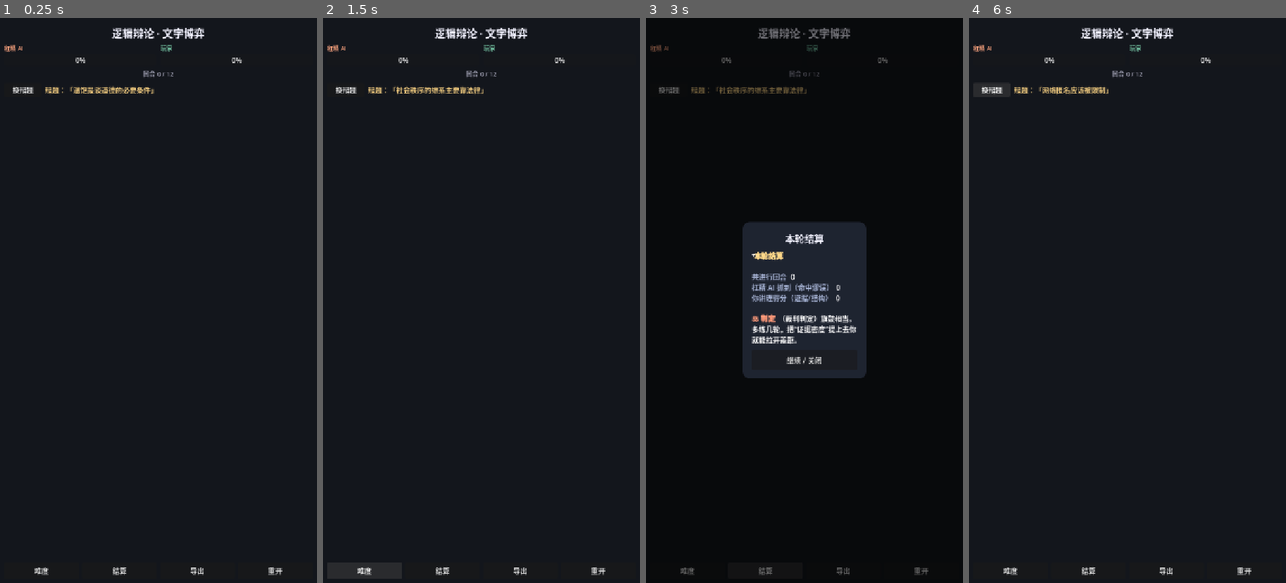
Above: before the commit, frames 1-4 (left to right).
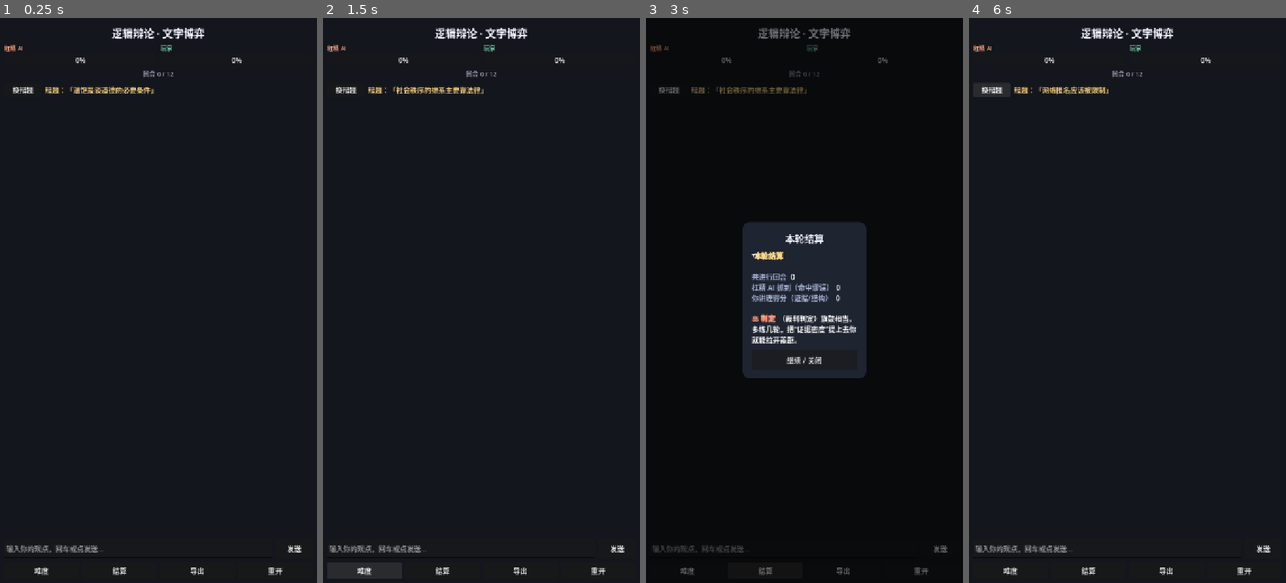
Above: after the commit, the same moments.

Repository: BJX-lin/-md-
Game: Godot game, scene res://scenes/Main.tscn
The game is run twice, just before and just after one commit, with the same random seed, the same clock (stepped at 60 frames per second) and the same inputs.
Inputs (mouse positions are in pixels of both pictures, inside the frame that each line leads up to):
- Up to frame 1 (0.25 s): no input
- Up to frame 2 (1.5 s): click "换辩题" at 0.5 s; click "难度" at 1.25 s
- Up to frame 3 (3 s): click (940, 549) at 2 s, where only the run after the commit has a clickable "发送"; click "结算" at 2.75 s
- Up to frame 4 (6 s): click "导出" at 3.5 s; click "重开" at 4.25 s; click "继续 / 关闭" at 5 s; click "换辩题" at 5.75 s

The runs differ from the first frame. In frame 1, 0.3% of the frame differs, in the area x 1-96%, y 93-95%; in frame 2, 0.3%; in frame 3, 0.2%; in frame 4, 0.3%.
Error before the commit: Invalid assignment of property or key 'minimum_size' with value of type 'Vector2' on a base object of type 'LineEdit'. (res://scripts/Main.gd:145)
Error after the commit: Invalid call. Nonexistent function 'set_corner_radius_top_left' in base 'StyleBoxFlat'. (res://scripts/Main.gd:261)

Commit message:
修复 Godot4 报错：LineEdit minimum_size → custom_minimum_size，重新打包
Co-authored-by: arena-agent <297053741+arena-agent@users.noreply.github.com>

Diff:
--- a/godot_logic_game/scripts/Main.gd
+++ b/godot_logic_game/scripts/Main.gd
@@ -142,7 +142,7 @@
 	_input = LineEdit.new()
 	_input.placeholder_text = "输入你的观点，回车或点发送…"
 	_input.size_flags_horizontal = Control.SIZE_EXPAND_FILL
-	_input.minimum_size = Vector2(0, 44)
+	_input.custom_minimum_size = Vector2(0, 44)
 	_input.clear_button_enabled = true
 	_input.text_submitted.connect(_on_submit)
 	row.add_child(_input)
Not shown, changed: godot_logic_game_import.zip
